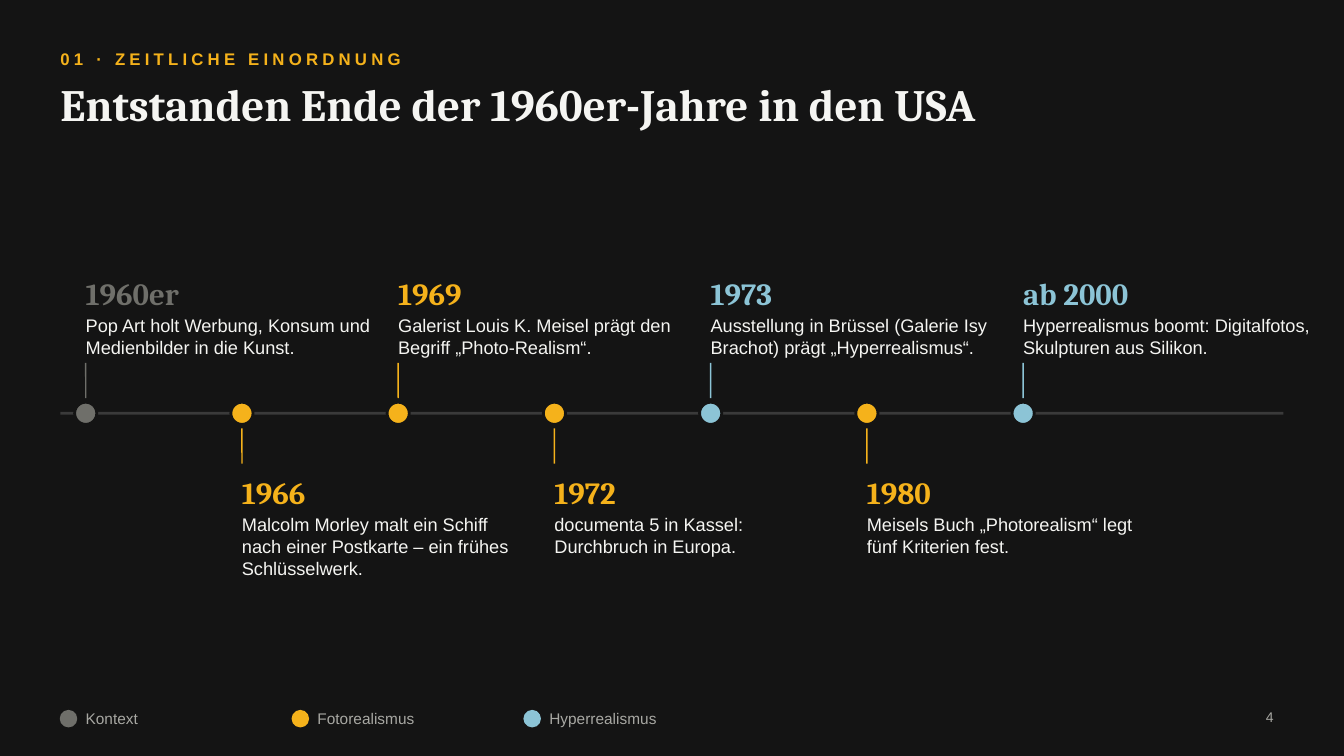
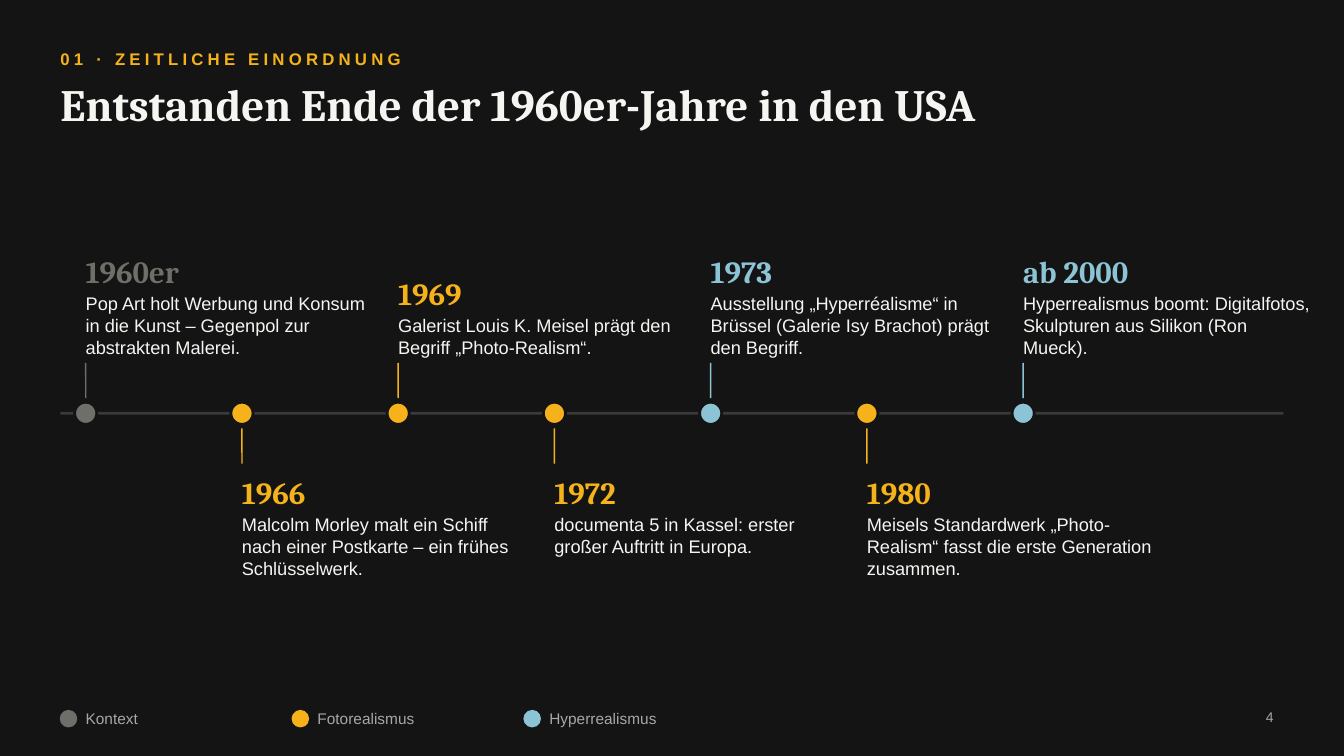
Before and after one commit to Maxxxx69/Claude-, a slide deck: slide 4 of Fotorealismus_Hyperrealismus.pptx. Drawn at 1344x756 pixels with LibreOffice and Linux fonts; fonts in the diff are those of the drawing. Boxes give left, top, right and bottom in pixels: in the first picture for what was removed or moved away, otherwise in the second. Text is boxed around its words. In the diff, an @@ line names an element or a change of style, - is before the commit and + after.

```diff
--- a/Fotorealismus_Hyperrealismus.pptx
+++ b/Fotorealismus_Hyperrealismus.pptx
@@ text at [86, 296, 365, 354]: text changed @@
-Pop Art holt Werbung, Konsum und Medienbilder in die Kunst.
+Pop Art holt Werbung und Konsum in die Kunst – Gegenpol zur abstrakten Malerei.
@@ text at [711, 296, 989, 358]: text changed @@
-Ausstellung in Brüssel (Galerie Isy Brachot) prägt „Hyperrealismus“.
+Ausstellung „Hyperréalisme“ in Brüssel (Galerie Isy Brachot) prägt den Begriff.
@@ text at [1023, 296, 1310, 358]: text changed @@
-Hyperrealismus boomt: Digitalfotos, Skulpturen aus Silikon.
+Hyperrealismus boomt: Digitalfotos, Skulpturen aus Silikon (Ron Mueck).
@@ text at [554, 517, 794, 557]: text changed @@
-documenta 5 in Kassel: Durchbruch in Europa.
+documenta 5 in Kassel: erster großer Auftritt in Europa.
@@ text at [867, 517, 1152, 575]: text changed @@
-Meisels Buch „Photorealism“ legt fünf Kriterien fest.
+Meisels Standardwerk „Photo-Realism“ fasst die erste Generation zusammen.
```
Also in this commit, not shown: 15 other slides changed, 1 slide added, 1 slide removed, 6 other files.
